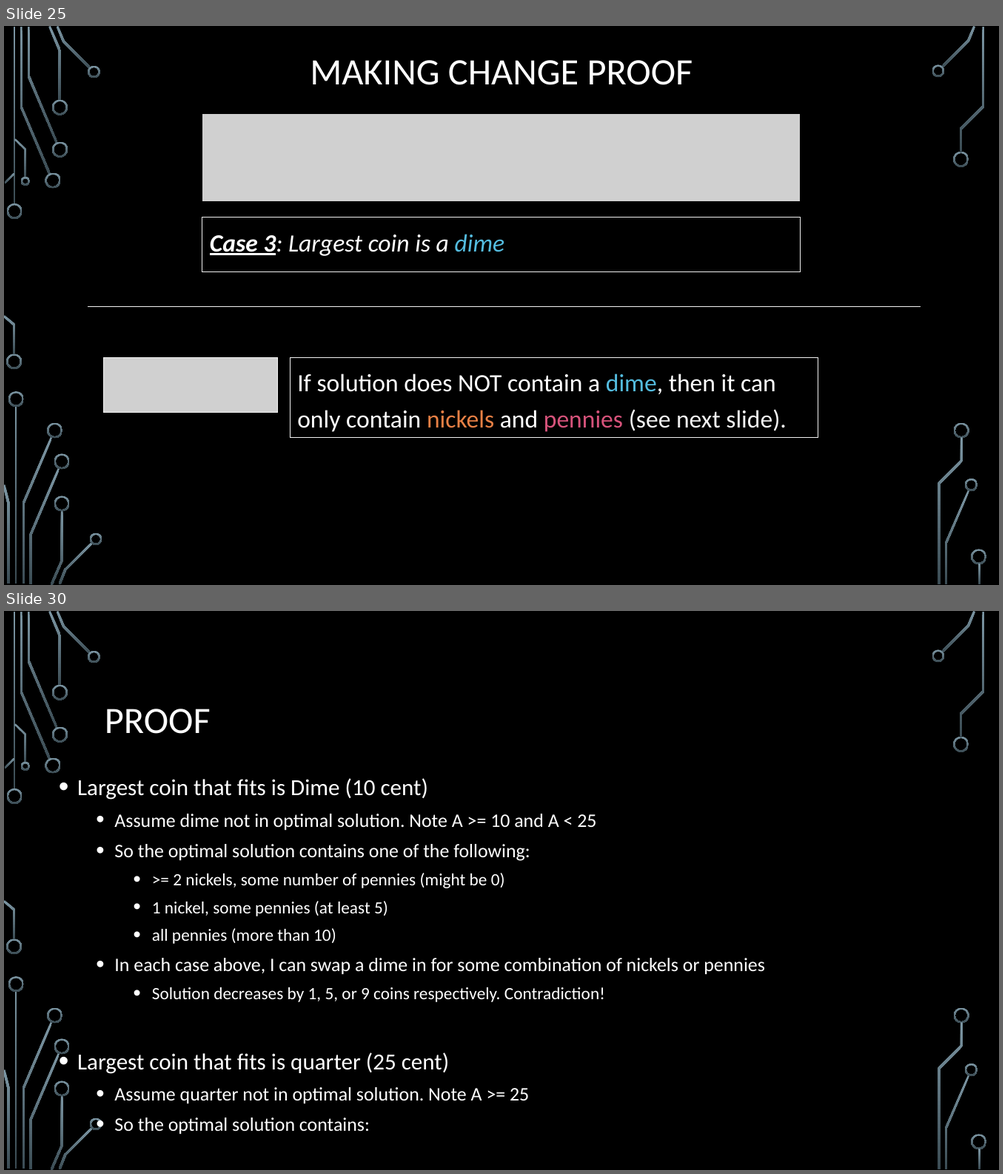
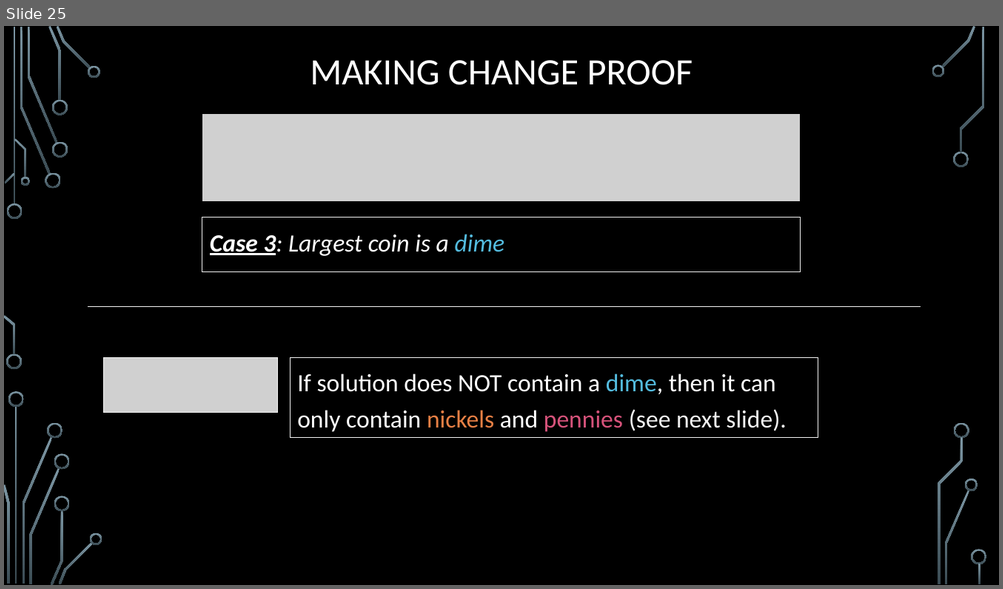
Before and after one commit to markfloryan/dsa2, a slide deck: slides/04-1-GreedyIntroChange.pptx. Shown one above the other, each under a label of ours: slides 25 and 30 before the commit, slide 25 after it; the slides between them are not shown. The pictures are 1003x1174 and 1003x589 pixels, drawn with LibreOffice and Linux fonts; fonts in the diff are those of the drawing; grey boxes stand for pictures; background and template pictures are left out. Boxes give left, top, right and bottom in pixels: in the first picture for what was removed or moved away, otherwise in the second. Text is boxed around its words. In the diff, an @@ line names an element or a change of style, - is before the commit and + after.

```diff
--- a/slides/04-1-GreedyIntroChange.pptx
+++ b/slides/04-1-GreedyIntroChange.pptx
@@ slide 30 removed at <box>4,611,999,1170</box>, background picture (left out); not listed: 36 template elements that a slide beside it also shows @@
@@ title removed at <box>105,709,210,734</box> @@
-PROOF
@@ text removed at <box>77,778,765,1135</box> @@
-• Largest coin that fits is Dime (10 cent)
-  • Assume dime not in optimal solution. Note A >= 10 and A < 25
-  • So the optimal solution contains one of the following:
-    • >= 2 nickels, some number of pennies (might be 0)
-    • 1 nickel, some pennies (at least 5)
-    • all pennies (more than 10)
-  • In each case above, I can swap a dime in for some combination of nickels or pennies
-    • Solution decreases by 1, 5, or 9 coins respectively. Contradiction!
-• Largest coin that fits is quarter (25 cent)
-  • Assume quarter not in optimal solution. Note A >= 25
-  • So the optimal solution contains:
```
Also in this commit, not shown: 4 slides changed, 11 slides added, 5 other slides removed, 13 other files.
